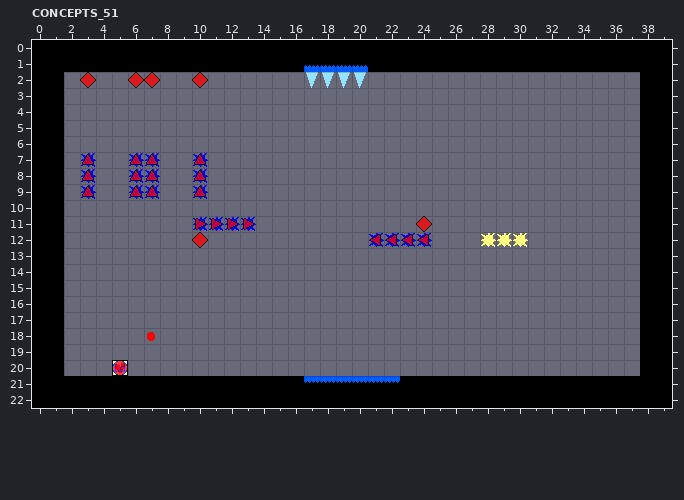
LDtk project -- Assets/LDtk/Concepts.ldtk. Above is the file before it was changed.
Cells are 16x16 px. Shown: CONCEPTS_51 x 0..39, y 0..22.
Once edited:
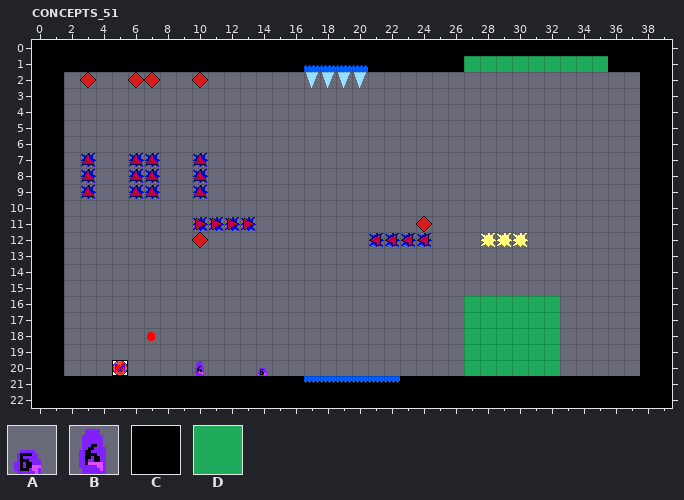
Key: from "DECOR": A 34, B 35; from "GROUND": C 0, D 1.
_ is an empty cell, . an unchanged one.
Difference:
--- layer "GROUND"
@@ x 27..35 @@
- 1 CCCCCCCCC
+ 1 DDDDDDDDD
@@ x 27..32 @@
-16 ______
-17 ______
-18 ______
-19 ______
-20 ______
+16 DDDDDD
+17 DDDDDD
+18 DDDDDD
+19 DDDDDD
+20 DDDDDD
--- layer "BACKGROUND_000"
@@ x 10..14 @@
-20 _..._
+20 B...A
Boxes around the changes in both pictures, in picture pixels (x1, y1, x2, y2):
changed: (464, 56, 608, 72)
added: (464, 296, 560, 376)
added: (195, 361, 204, 376)
added: (258, 368, 267, 376)
